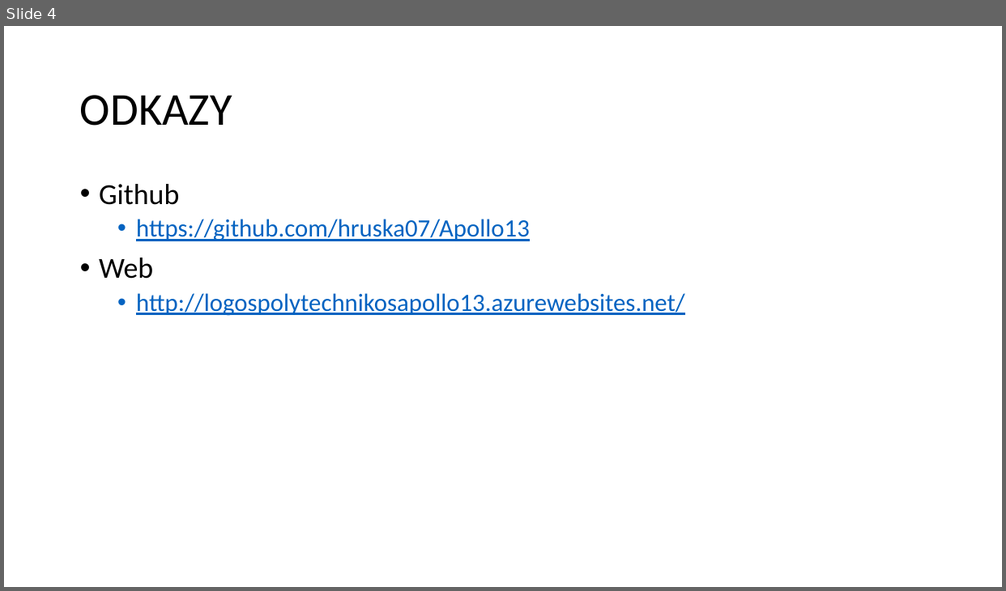
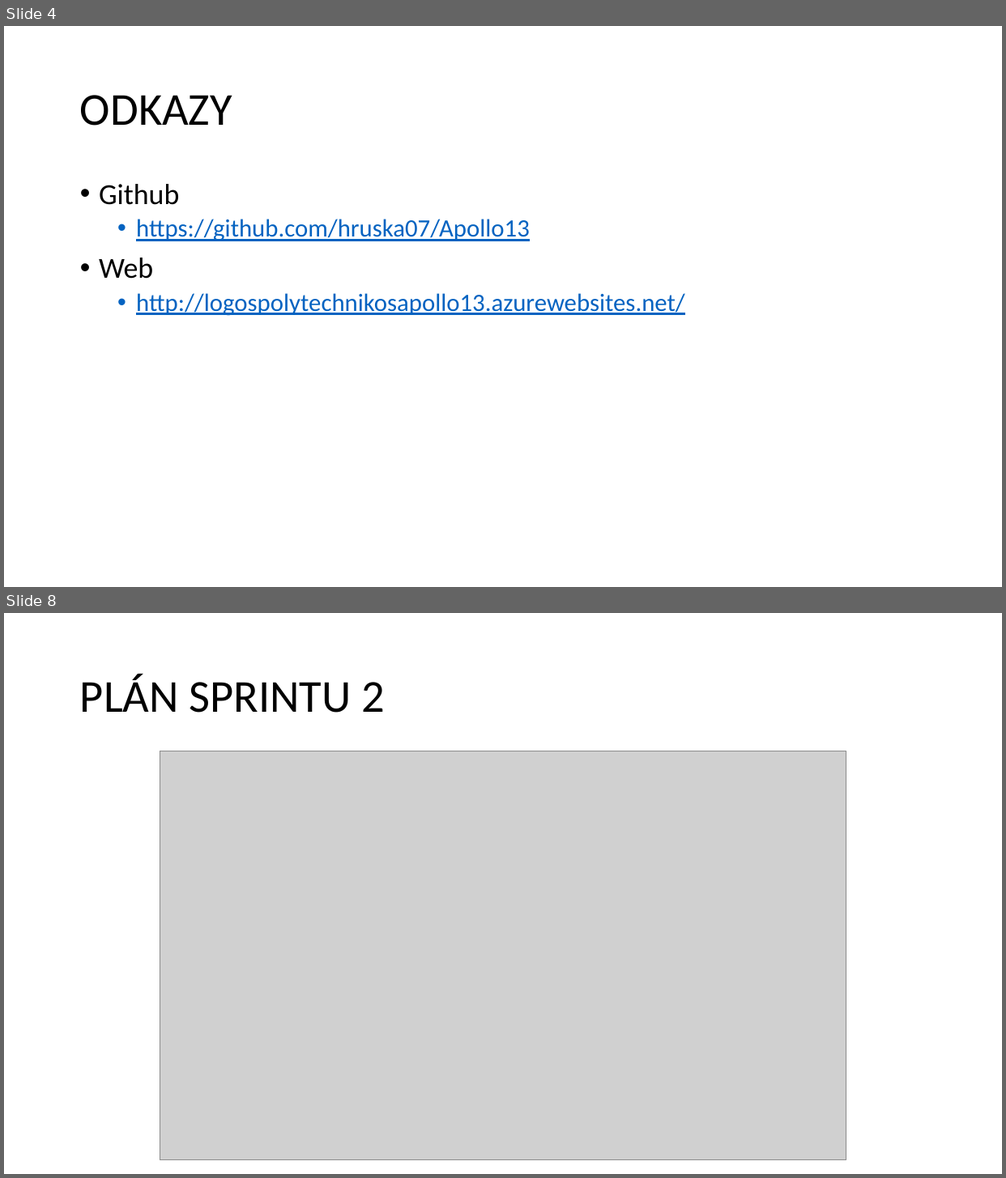
Before and after one commit to hruska07/Apollo13, a slide deck: docs/Apollo 13 - Logos Polytechnikos.pptx. Shown one above the other, each under a label of ours: slide 4 before the commit, slides 4 and 8 after it; the slides between them are not shown. The pictures are 1006x591 and 1006x1178 pixels, drawn with LibreOffice and Linux fonts; fonts in the diff are those of the drawing; grey boxes stand for pictures. Boxes give left, top, right and bottom in pixels: in the first picture for what was removed or moved away, otherwise in the second. Text is boxed around its words. In the diff, an @@ line names an element or a change of style, - is before the commit and + after.

Commit message:
SPRINT 1

```diff
--- a/docs/Apollo 13 - Logos Polytechnikos.pptx
+++ b/docs/Apollo 13 - Logos Polytechnikos.pptx
@@ slide 8 added at bbox=[4, 613, 1002, 1174], background #FFFFFF @@
@@ title added at bbox=[80, 674, 385, 713], 44 pt, text #000000 @@
+PLÁN SPRINTU 2
@@ picture added at bbox=[160, 752, 847, 1161] @@
```
Also in this commit, not shown: 3 other slides added, 1 slide removed.
